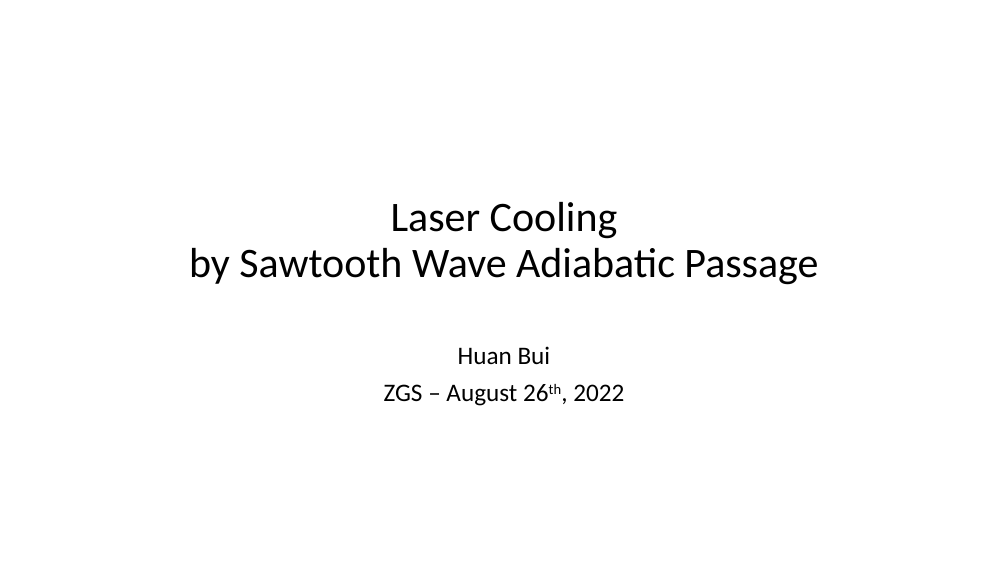
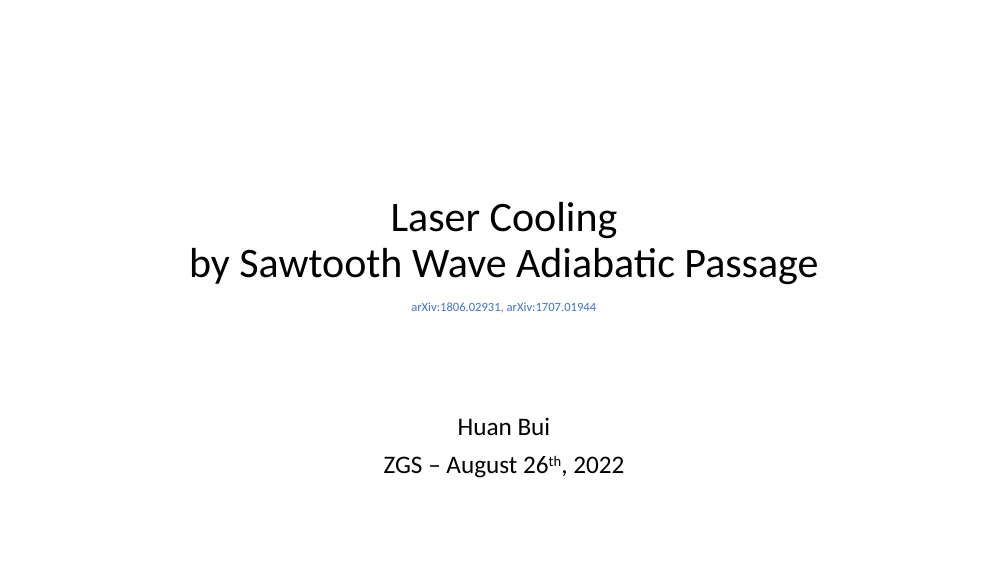
Before and after one commit to huanium/huanium, a slide deck: slide 1 of MIT PhD/ZGS/ZGS -Aug-26-2022/BUI-ZGS-Aug-26-2022.pptx. Drawn at 1008x567 pixels with LibreOffice and Linux fonts; fonts in the diff are those of the drawing. Boxes give left, top, right and bottom in pixels: in the first picture for what was removed or moved away, otherwise in the second. Text is boxed around its words. In the diff, an @@ line names an element or a change of style, - is before the commit and + after.

```diff
--- a/MIT PhD/ZGS/ZGS -Aug-26-2022/BUI-ZGS-Aug-26-2022.pptx
+++ b/MIT PhD/ZGS/ZGS -Aug-26-2022/BUI-ZGS-Aug-26-2022.pptx
@@ text added at [411,302,596,313], 12 pt, text #4472C4 @@
+arXiv:1806.02931, arXiv:1707.01944
@@ subtitle "Huan Bui": place and size @@
-subtitle "Huan Bui" at [384,346,624,406]
+subtitle "Huan Bui" at [384,417,624,478]
```
Also in this commit, not shown: 11 other slides changed, 17 slides added, 1 slide removed, 11 other files.
